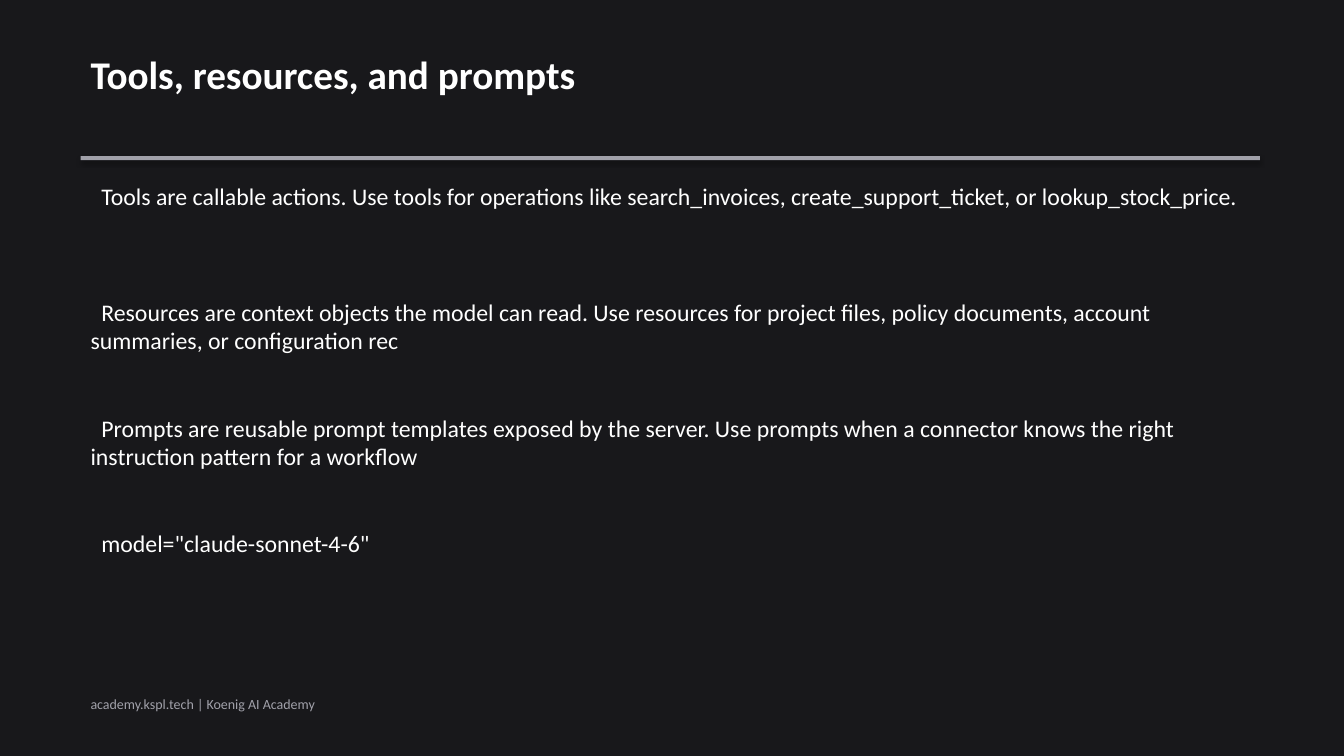
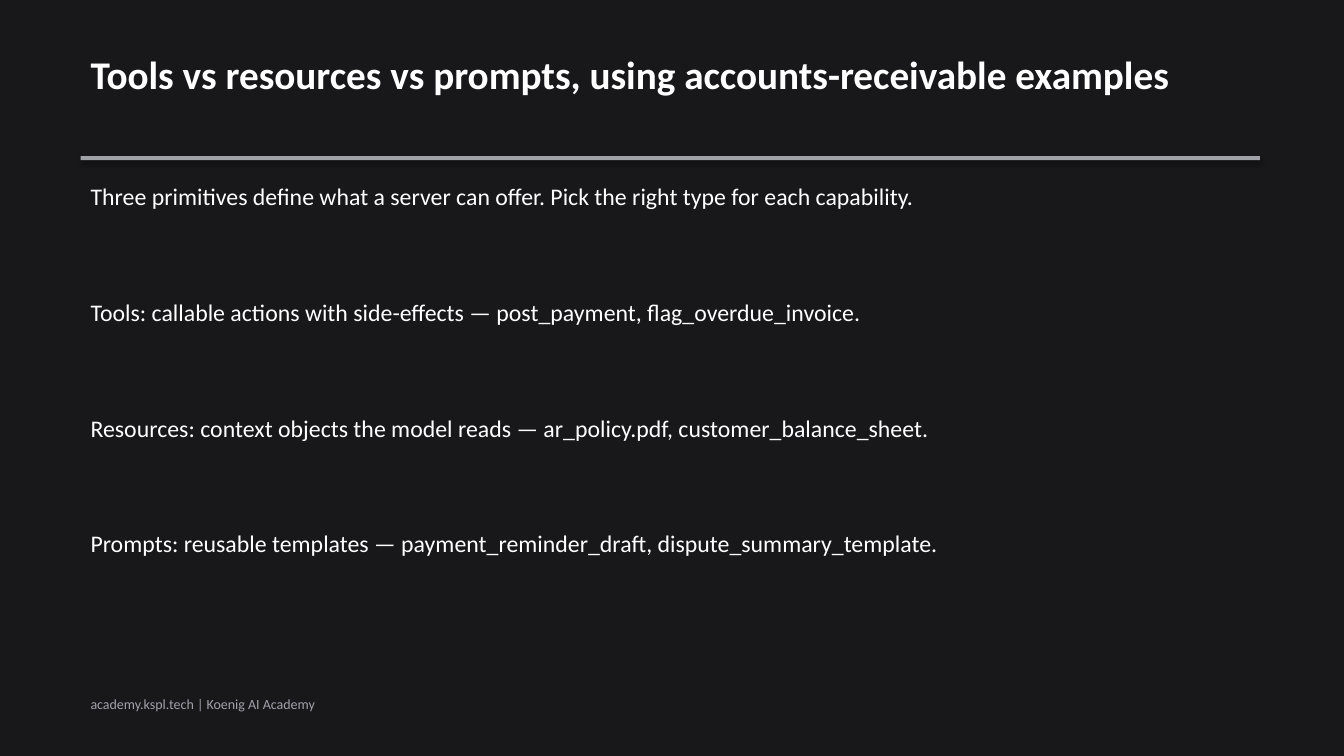
Before and after one commit to Koenig-Solutions-Private-Limited/koenig-ai-org, a slide deck: slide 3 of vault/courses/claude-tool-use-from-zero/ch02-slides.pptx (slide 5 before the commit). Drawn at 1344x756 pixels with LibreOffice and Linux fonts; fonts in the diff are those of the drawing. Boxes give left, top, right and bottom in pixels: in the first picture for what was removed or moved away, otherwise in the second. Text is boxed around its words. In the diff, an @@ line names an element or a change of style, - is before the commit and + after.

```diff
--- a/vault/courses/claude-tool-use-from-zero/ch02-slides.pptx
+++ b/vault/courses/claude-tool-use-from-zero/ch02-slides.pptx
@@ text at bbox=[91, 61, 1169, 96]: text changed @@
-Tools, resources, and prompts
+Tools vs resources vs prompts, using accounts-receivable examples
@@ text at bbox=[91, 188, 913, 209]: text changed @@
-Tools are callable actions. Use tools for operations like search_invoices, create_support_ticket, or lookup_stock_price.
+Three primitives define what a server can offer. Pick the right type for each capability.
@@ text at bbox=[91, 304, 860, 325]: text changed @@
-Resources are context objects the model can read. Use resources for project files, policy documents, account summaries, or configuration rec
+Tools: callable actions with side-effects — post_payment, flag_overdue_invoice.
@@ text at bbox=[91, 420, 928, 441]: text changed @@
-Prompts are reusable prompt templates exposed by the server. Use prompts when a connector knows the right instruction pattern for a workflow
+Resources: context objects the model reads — ar_policy.pdf, customer_balance_sheet.
@@ text at bbox=[91, 535, 938, 556]: text changed @@
-model="claude-sonnet-4-6"
+Prompts: reusable templates — payment_reminder_draft, dispute_summary_template.
```
Also in this commit, not shown: 2 other slides changed, 3 slides added, 3 slides removed.
